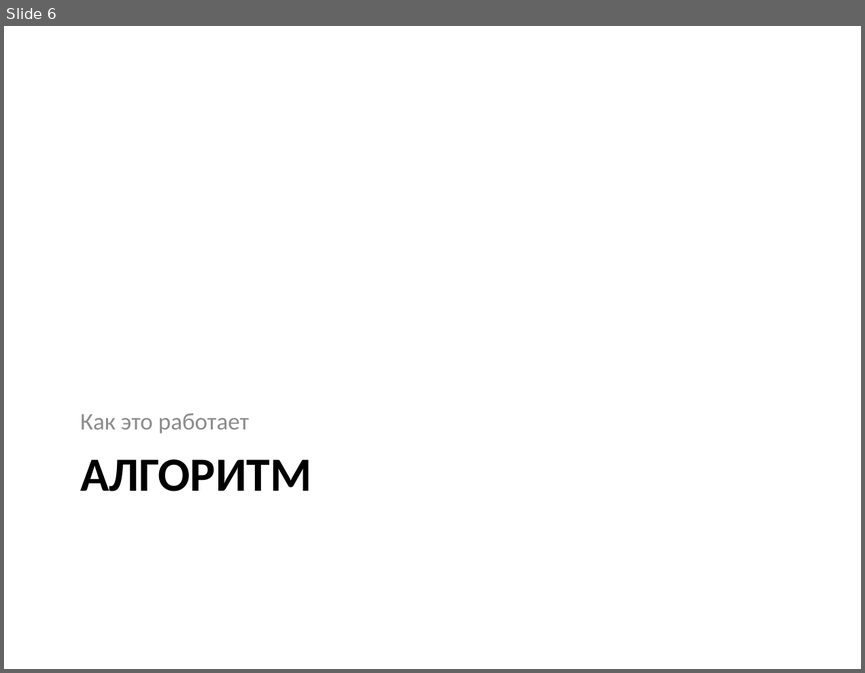
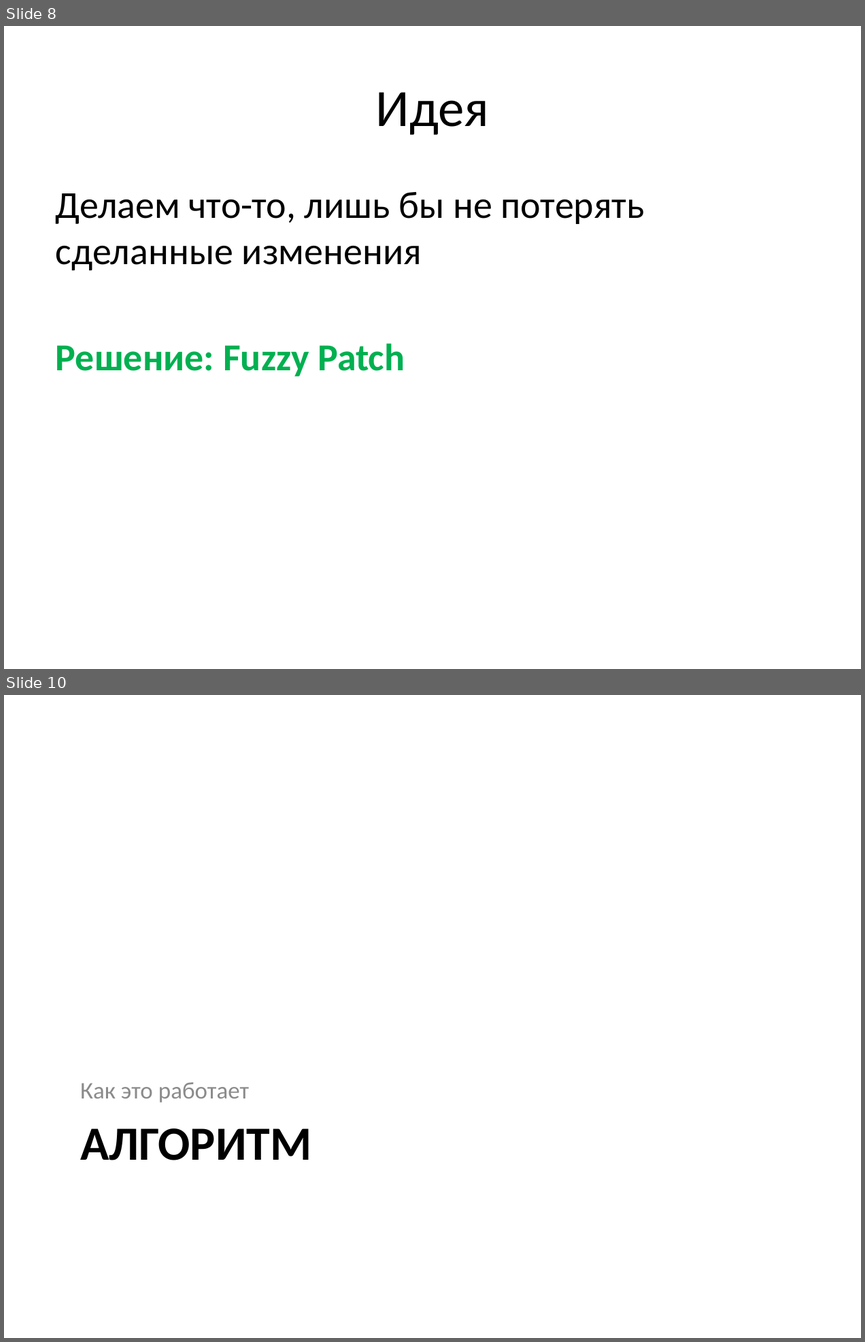
Before and after one commit to mikhail-putilov/archive, a slide deck: ВКР Путилов М.Ю. Презентация.pptx. Shown one above the other, each under a label of ours: slide 6 before the commit, slides 8 and 10 after it; the slides between them are not shown. The pictures are 865x673 and 865x1342 pixels, drawn with LibreOffice and Linux fonts; fonts in the diff are those of the drawing. Boxes give left, top, right and bottom in pixels: in the first picture for what was removed or moved away, otherwise in the second. Text is boxed around its words. In the diff, an @@ line names an element or a change of style, - is before the commit and + after.

```diff
--- a/ВКР Путилов М.Ю. Презентация.pptx
+++ b/ВКР Путилов М.Ю. Презентация.pptx
@@ slide 8 added at box(4, 26, 861, 669), background #FFFFFF @@
@@ title added at box(376, 92, 489, 135), 44 pt, text #000000 @@
+Идея
@@ text added at box(56, 192, 645, 376), 32 pt, text #000000 @@
+Делаем что-то, лишь бы не потерять сделанные изменения
+Решение: Fuzzy Patch
@@ what was slide 6 is now slide 10 @@
```
Also in this commit, not shown: 5 slides changed, 15 other slides added, 20 slides removed, 17 other files.
